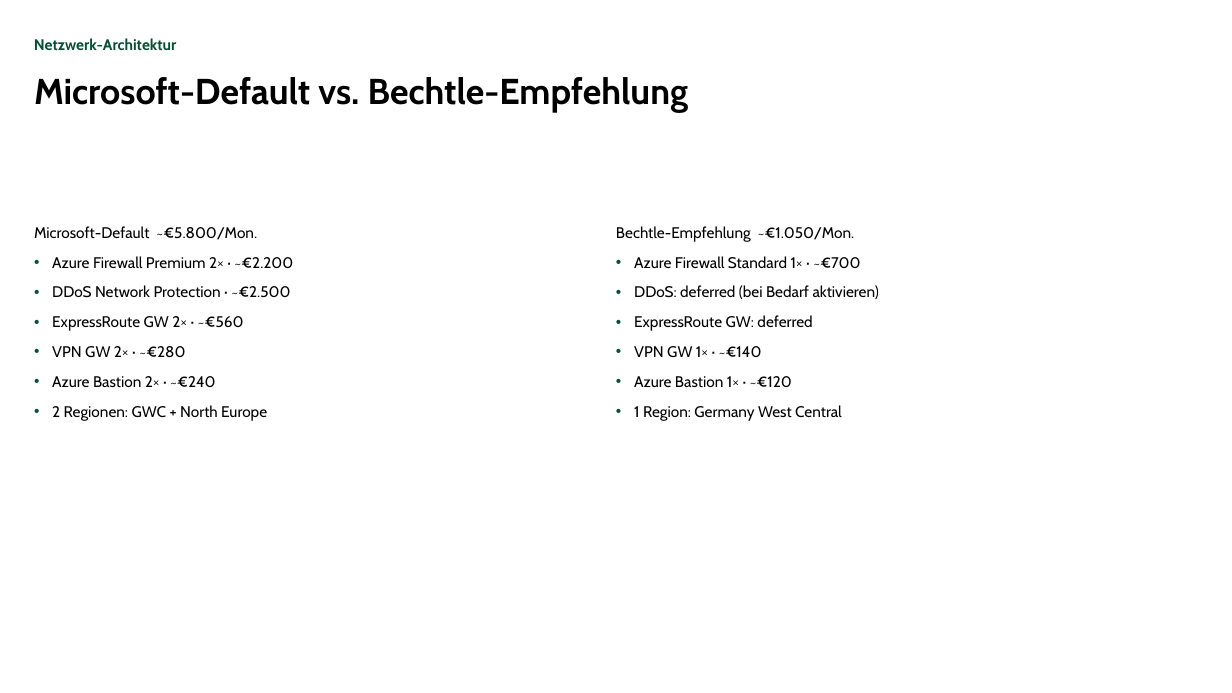
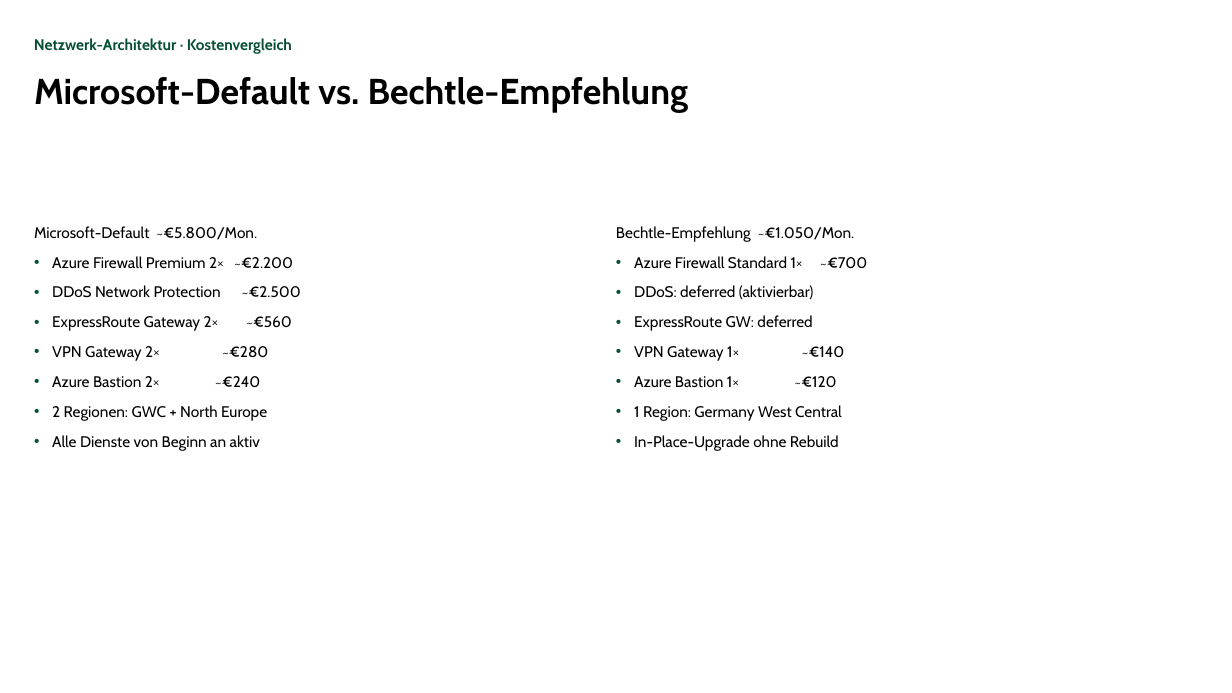
Before and after one commit to YannickBeck/azure-landing-zone, a slide deck: slide 19 of docs/konzept/Powerpoint/Azure-Landing-Zone-Konzept.pptx. Drawn at 1232x693 pixels with LibreOffice and Linux fonts; fonts in the diff are those of the drawing; background and template pictures are left out. Boxes give left, top, right and bottom in pixels: in the first picture for what was removed or moved away, otherwise in the second. Text is boxed around its words. In the diff, an @@ line names an element or a change of style, - is before the commit and + after.

```diff
--- a/docs/konzept/Powerpoint/Azure-Landing-Zone-Konzept.pptx
+++ b/docs/konzept/Powerpoint/Azure-Landing-Zone-Konzept.pptx
@@ subtitle at (x1=34, y1=38, x2=292, y2=54): text changed @@
-Netzwerk-Architektur
+Netzwerk-Architektur · Kostenvergleich
@@ text at (x1=52, y1=256, x2=301, y2=387): text changed @@
-  • Azure Firewall Premium 2× · ~€2.200
-  • DDoS Network Protection · ~€2.500
-  • ExpressRoute GW 2× · ~€560
-  • VPN GW 2× · ~€280
-  • Azure Bastion 2× · ~€240
+  • Azure Firewall Premium 2× ~€2.200
+  • DDoS Network Protection ~€2.500
+  • ExpressRoute Gateway 2× ~€560
+  • VPN Gateway 2× ~€280
+  • Azure Bastion 2× ~€240
@@ text at (x1=634, y1=256, x2=813, y2=299): text changed @@
-  • Azure Firewall Standard 1× · ~€700
-  • DDoS: deferred (bei Bedarf aktivieren)
+  • Azure Firewall Standard 1× ~€700
+  • DDoS: deferred (aktivierbar)
@@ text at (x1=634, y1=346, x2=845, y2=387): text changed @@
-  • VPN GW 1× · ~€140
-  • Azure Bastion 1× · ~€120
+  • VPN Gateway 1× ~€140
+  • Azure Bastion 1× ~€120
@@ text at (x1=52, y1=435, x2=260, y2=451): paragraph added @@
+  • Alle Dienste von Beginn an aktiv
@@ text at (x1=634, y1=435, x2=839, y2=451): paragraph added @@
+  • In-Place-Upgrade ohne Rebuild
```
Also in this commit, not shown: 24 other slides changed, 12 slides added, 17 slides removed, 1 other file.
